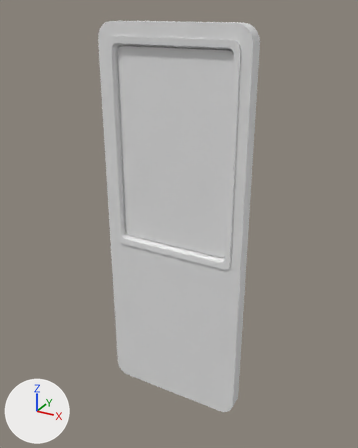
The FBX model Assets/_Assets/Models/Tent_Door.fbx as it was, and as the next commit left it.
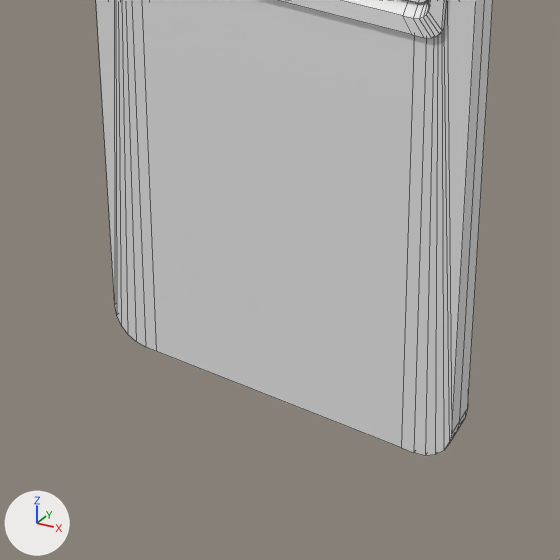
There are two pictures of each version: one whole from a 50 mm lens placed at (1.3, -4.39, 2.64), pointed at (0.0, -2.03, 1.45), one close up on the part from 22% to 75% of the width and 57% to 100% of the height. Every picture has the same lights, and +X, +Y and +Z are marked at lower left. The older version's two pictures come first. The close-ups show mesh edges as thin lines. Where no turn or scale is listed for an object, it has been applied to the vertices.

Objects in the first close-up: 'tentDoor_01', 'tentDoor_exterior_01'.
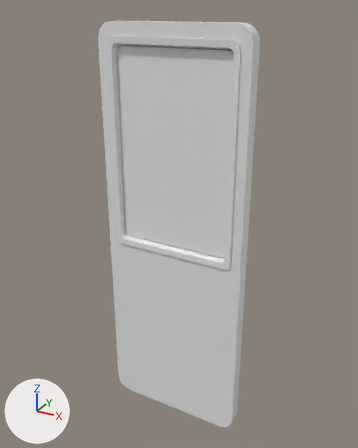
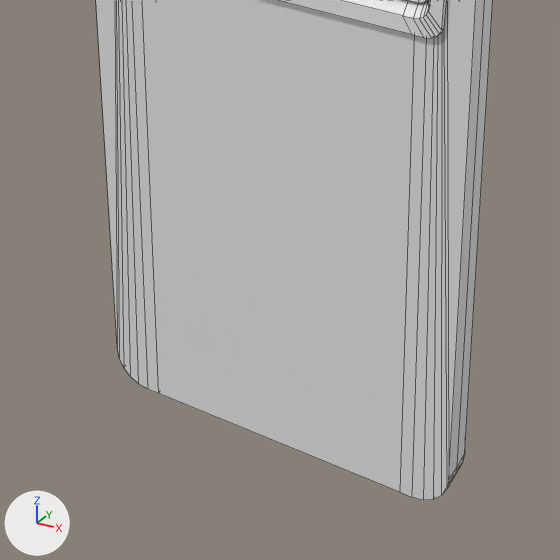
The newer file is also turned or shifted as a whole; pictures and numbers use the older file's frame.

Patch to the scene script:
```diff
--- a/Assets/_Assets/Models/Tent_Door.fbx.py
+++ b/Assets/_Assets/Models/Tent_Door.fbx.py
@@ me_cube_063 @@
 # used by ob_tentdoor_exterior_01; location = (0.446, -2.079, 1.297)
-me_cube_063.from_pydata(...)  # 140 vertices, 112 faces; spans x -0.89..-0.01, y -0.05..0.0, z -1.04..1.27
+me_cube_063.from_pydata(...)  # 140 vertices, 112 faces; spans x -0.89..-0.01, y -0.05..0.0, z -1.17..1.27
+# me_cube_063 part 2: all 14 vertices in x -0.89..-0.01, y -0.04, z -1.04..-0.95 are moved by (0.0, 0.0, -0.13)
 me_cube_063.materials.append(mat_grid)
@@ me_cube_028 @@
 # used by ob_tentdoor_01; location = (0.446, -2.079, 1.297)
-me_cube_028.from_pydata(...)  # 308 vertices, 228 faces; spans x -0.89..-0.01, y -0.04..0.05, z -1.04..1.27
+me_cube_028.from_pydata(...)  # 308 vertices, 228 faces; spans x -0.89..-0.01, y -0.04..0.05, z -1.17..1.27
+# me_cube_028 part 1: all 42 vertices in x -0.89..-0.01, y -0.04..0.04, z -1.04..-0.95 are moved by (0.0, 0.0, -0.13)
 me_cube_028.materials.append(mat_grid)
```

Location of each change, (x1, y1, x2, y2) in pixels of the close-ups (560 x 560 px; the box of a moved part takes in the faces that stretch with it):
'tentDoor_exterior_01', reshaped
    before: (96, 0, 476, 456)
    after: (96, 0, 476, 500)
'tentDoor_01', reshaped
    before: (405, 0, 493, 443)
    after: (405, 0, 493, 488)
part 1 of me_cube_028, moved or reshaped
    before: (449, 0, 479, 443)
    after: (447, 0, 479, 488)
